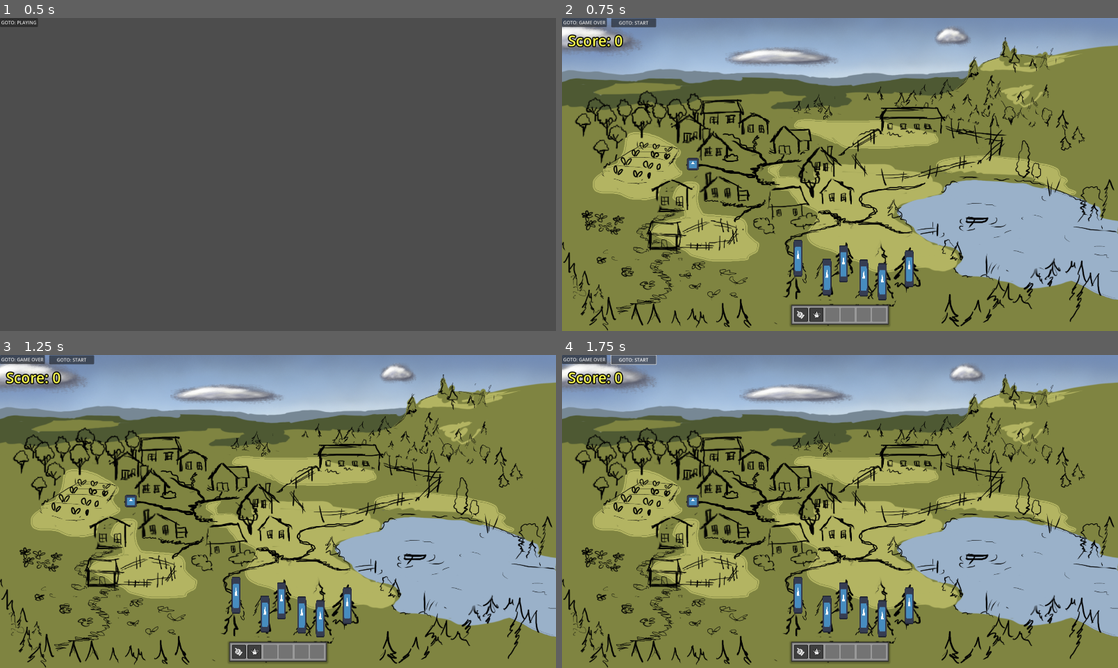
Above: before the commit, frames 1-4 (two rows, left to right).
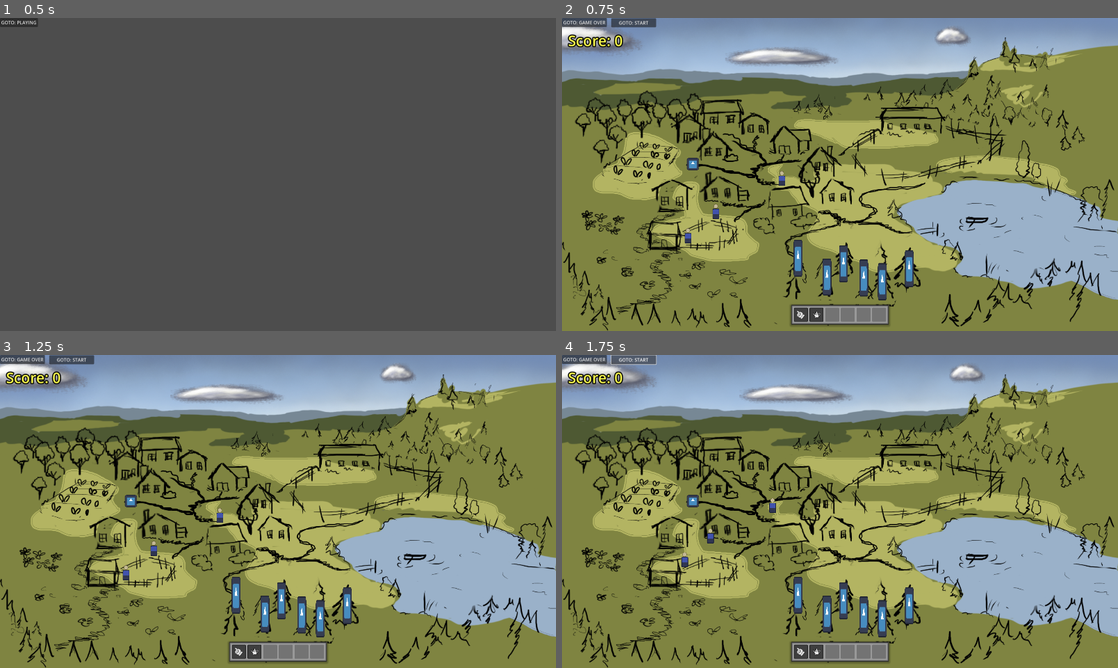
Above: after the commit, the same moments.

Repository: arget4me/cosyville
Game: Godot game, scene res://Scenes/main_scene.tscn
Same seed, same stepped clock (60 frames per second), same inputs: the game is played once before the commit and once after it. The engine's default icon, where the game draws it, is replaced by a stand-in: a white triangle on a blue panel in a dark square.
Inputs:
- Up to frame 1 (0.5 s): no input
- Up to frame 2 (0.75 s): click "GOTO: PLAYING" at 0.5 s
- Up to frame 3 (1.25 s): no input
- Up to frame 4 (1.75 s): click "GOTO: START" at 1.25 s

Frame 1 is identical in both runs. In frame 2, 0.1% of the frame differs, in the area x 22-41%, y 48-72%; in frame 3, 0.1%; in frame 4, 0.2%, in the area x 21-39%, y 45-68%.

Commit message:
Add textures to villagers and add DamageArea

Diff:
--- a/Scenes/Chaos/FireTree.tscn
+++ b/Scenes/Chaos/FireTree.tscn
@@ -1,9 +1,10 @@
-[gd_scene load_steps=5 format=3 uid="uid://74idepem82pk"]
+[gd_scene load_steps=6 format=3 uid="uid://74idepem82pk"]
 
 [ext_resource type="Script" path="res://Scripts/Chaos/fire_tree.gd" id="1_yah28"]
 [ext_resource type="Texture2D" uid="uid://opqyabh6tg2e" path="res://icon.svg" id="2_yg0ch"]
 [ext_resource type="PackedScene" uid="uid://cbycy8bbyocpe" path="res://Scenes/Clicking/clickable.tscn" id="3_qv68i"]
 [ext_resource type="Script" path="res://Scripts/Chaos/chaos_triggerable.gd" id="4_iih2h"]
+[ext_resource type="PackedScene" uid="uid://dymkfwg58tqik" path="res://Scenes/Chaos/damage_area.tscn" id="5_tyk5l"]
 
 [node name="FireTree" type="Node2D"]
 y_sort_enabled = true
@@ -25,5 +26,9 @@
 trigger_probability = 0.02
 cooldown_time = 30.0
 
+[node name="DamageArea" parent="." instance=ExtResource("5_tyk5l")]
+position = Vector2(0, -64)
+scale = Vector2(1.56, 6.4)
+
 [connection signal="on_clicked" from="Clickable" to="." method="_on_clickable_on_clicked"]
 [connection signal="trigger_chaos" from="ChaosTriggerable" to="." method="_on_node_trigger_chaos"]
--- /dev/null
+++ b/Scenes/Chaos/damage_area.tscn
@@ -0,0 +1,14 @@
+[gd_scene load_steps=3 format=3 uid="uid://dymkfwg58tqik"]
+
+[ext_resource type="Script" path="res://Scripts/Chaos/damage_area.gd" id="1_0cp1p"]
+
+[sub_resource type="RectangleShape2D" id="RectangleShape2D_i1q8m"]
+
+[node name="DamageArea" type="Area2D"]
+script = ExtResource("1_0cp1p")
+
+[node name="CollisionShape2D" type="CollisionShape2D" parent="."]
+shape = SubResource("RectangleShape2D_i1q8m")
+debug_color = Color(0.996388, 0, 0.187683, 0.42)
+
+[connection signal="body_entered" from="." to="." method="_on_body_entered"]
--- a/Scenes/cosy_village_clicking_example.tscn
+++ b/Scenes/cosy_village_clicking_example.tscn
@@ -6,6 +6,7 @@
 [ext_resource type="Texture2D" uid="uid://b56ar24cwrrtb" path="res://art/world/background_.PNG" id="3_oicvn"]
 [ext_resource type="PackedScene" uid="uid://cbycy8bbyocpe" path="res://Scenes/Clicking/clickable.tscn" id="3_v8xti"]
 [ext_resource type="PackedScene" uid="uid://74idepem82pk" path="res://Scenes/Chaos/FireTree.tscn" id="6_ekpvo"]
+[ext_resource type="PackedScene" uid="uid://dqwcom1xx1r5h" path="res://Scenes/villager_instance.tscn" id="7_jhwky"]
 
 [node name="CosyVillage" type="Node2D"]
 
@@ -30,20 +31,33 @@
 [node name="Clickable" parent="Village" instance=ExtResource("3_v8xti")]
 scale = Vector2(2.09422, 2.11328)
 
-[node name="FireTree" parent="." instance=ExtResource("6_ekpvo")]
+[node name="FireTrees" type="Node" parent="."]
+
+[node name="FireTree" parent="FireTrees" instance=ExtResource("6_ekpvo")]
 position = Vector2(974, 916)
 
-[node name="FireTree2" parent="." instance=ExtResource("6_ekpvo")]
+[node name="FireTree2" parent="FireTrees" instance=ExtResource("6_ekpvo")]
 position = Vector2(917, 962)
 
-[node name="FireTree3" parent="." instance=ExtResource("6_ekpvo")]
+[node name="FireTree3" parent="FireTrees" instance=ExtResource("6_ekpvo")]
 position = Vector2(1044, 965)
 
-[node name="FireTree4" parent="." instance=ExtResource("6_ekpvo")]
+[node name="FireTree4" parent="FireTrees" instance=ExtResource("6_ekpvo")]
 position = Vector2(1108, 978)
 
-[node name="FireTree5" parent="." instance=ExtResource("6_ekpvo")]
+[node name="FireTree5" parent="FireTrees" instance=ExtResource("6_ekpvo")]
 position = Vector2(817, 897)
 
-[node name="FireTree6" parent="." instance=ExtResource("6_ekpvo")]
+[node name="FireTree6" parent="FireTrees" instance=ExtResource("6_ekpvo")]
 position = Vector2(1201, 933)
+
+[node name="Node2D" type="Node2D" parent="FireTrees"]
+
+[node name="VillagerInstance" parent="." instance=ExtResource("7_jhwky")]
+position = Vector2(762, 562)
+
+[node name="VillagerInstance2" parent="." instance=ExtResource("7_jhwky")]
+position = Vector2(534, 676)
+
+[node name="VillagerInstance3" parent="." instance=ExtResource("7_jhwky")]
+position = Vector2(438, 760)
--- /dev/null
+++ b/Scenes/villager_instance.tscn
@@ -0,0 +1,21 @@
+[gd_scene load_steps=4 format=3 uid="uid://dqwcom1xx1r5h"]
+
+[ext_resource type="Script" path="res://Scripts/VillagerMovement.gd" id="1_m4to7"]
+[ext_resource type="Texture2D" uid="uid://cgtomismlwwyu" path="res://art/People/VillagerMale.png" id="2_ereig"]
+
+[sub_resource type="RectangleShape2D" id="RectangleShape2D_0q22o"]
+size = Vector2(92, 156)
+
+[node name="VillagerInstance" type="CharacterBody2D"]
+scale = Vector2(0.5, 0.5)
+script = ExtResource("1_m4to7")
+
+[node name="Sprite2D" type="Sprite2D" parent="."]
+position = Vector2(-0.160004, -14.16)
+scale = Vector2(0.44, 0.44)
+texture = ExtResource("2_ereig")
+
+[node name="CollisionShape2D" type="CollisionShape2D" parent="."]
+position = Vector2(-1, 1)
+scale = Vector2(0.5, 0.5)
+shape = SubResource("RectangleShape2D_0q22o")
--- /dev/null
+++ b/Scripts/Chaos/damage_area.gd
@@ -0,0 +1,8 @@
+extends Area2D
+
+@export var damage_area_active := false
+
+func _on_body_entered(body: Node2D) -> void:
+	if damage_area_active:
+		if body is VillagerClass:
+			body.queue_free()
--- a/Scripts/Chaos/fire_tree.gd
+++ b/Scripts/Chaos/fire_tree.gd
@@ -3,6 +3,7 @@
 @onready var sprite = $Sprite2D
 @onready var clickable = $Clickable
 @onready var chaos = $ChaosTriggerable
+@onready var damage_area = $DamageArea
 
 func _ready():
 	clickable.set_process(false)
@@ -10,8 +11,10 @@
 func _on_node_trigger_chaos() -> void:
 	sprite.self_modulate = Color.RED
 	clickable.clicking_is_enabled = true
+	damage_area.damage_area_active = true
 
 func _on_clickable_on_clicked() -> void:
 	clickable.clicking_is_enabled = false
+	damage_area.damage_area_active = false
 	chaos.deactivate_chaos()
 	sprite.self_modulate = Color.WHITE
--- a/Scripts/VillagerMovement.gd
+++ b/Scripts/VillagerMovement.gd
@@ -1,4 +1,5 @@
 extends CharacterBody2D
+class_name VillagerClass
 
 @export var speed = 100
 var destination: Vector2
Not shown: 1 places in Scenes/cosy_village_clicking_example.tscn that only renumber resources
Binary file added: art/People/VillagerFemale.png
Not shown, added: art/People/VillagerFemale.png.import
Binary file added: art/People/VillagerMale.png
Not shown, added: art/People/VillagerMale.png.import
